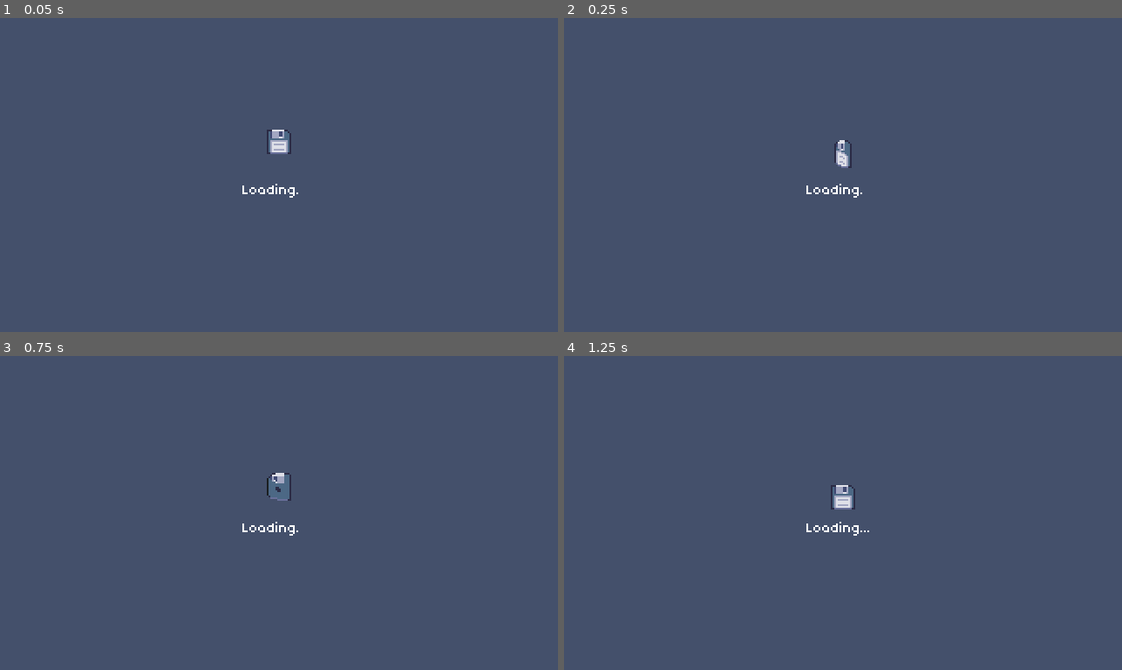
Above: before the commit, frames 1-4 (two rows, left to right).
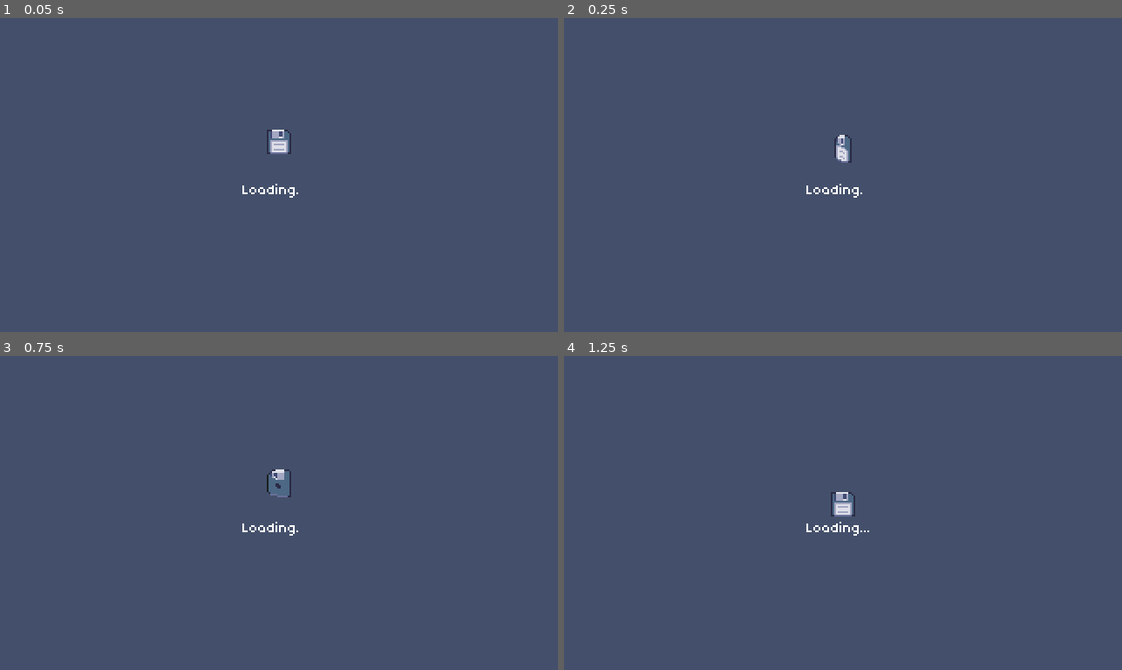
Above: after the commit, the same moments.

Repository: Byteron/floating-islands
Game: Godot game, scene res://source/game/Game.tscn
Same seed, same stepped clock (60 frames per second), same inputs: the game is played once before the commit and once after it. Sound files missing from this copy of the repository are replaced by a short silence.
Inputs:
- Up to frame 1 (0.05 s): no input
- Up to frame 2 (0.25 s): no input
- Up to frame 3 (0.75 s): click "Generate" at 0.5 s
- Up to frame 4 (1.25 s): no input

Frame 1 is identical in both runs. In frame 2, 0.2% of the frame differs, in the area x 48-52%, y 37-48%; in frame 3, 0.2%; in frame 4, 0.3%, in the area x 47-53%, y 41-52%.

Commit message:
[enh] Tweaked the parameters

Diff:
--- a/source/game/Game.gd
+++ b/source/game/Game.gd
@@ -22,7 +22,7 @@
 	SFX.set_sfx_volume("FactoryLoop", 0)
 	SFX.play_sfx("FactoryLoop")
 
-	map.connect("loading_complete", $LoadingScreen, "_on_level_loaded")
+	var __ = map.connect("loading_complete", $LoadingScreen, "_on_level_loaded")
 
 
 func _process(_delta: float) -> void:
--- a/source/game/LoadingScreen.gd
+++ b/source/game/LoadingScreen.gd
@@ -5,10 +5,12 @@
 
 onready var sprite = $Background/VBoxContainer/CenterContainer/Sprite
 
-export var animation_speed : float = 1.0
+export var text_speed : float = 1.0
+export var bouncing_speed : float = 1.5
 export var animated_characters_count : int = 3
 export var sprite_offset : Vector2 = Vector2(0, -7)
 
+# warning-ignore:unused_class_variable
 var floppy_step : float = 0 setget bounce_floppy
 var sprite_initial : Vector2
 
@@ -20,12 +22,12 @@
 	$Tween.interpolate_property(label, "visible_characters",
 		label.text.length() - animated_characters_count,
 		label.text.length(),
-		animation_speed,
+		text_speed,
 		Tween.TRANS_LINEAR, Tween.EASE_IN_OUT
 	)
 	$Tween.interpolate_property(self, "floppy_step",
 		0, PI * 2,
-		animation_speed,
+		bouncing_speed,
 		Tween.TRANS_LINEAR, Tween.EASE_IN_OUT
 	)
 	$Tween.repeat = true
